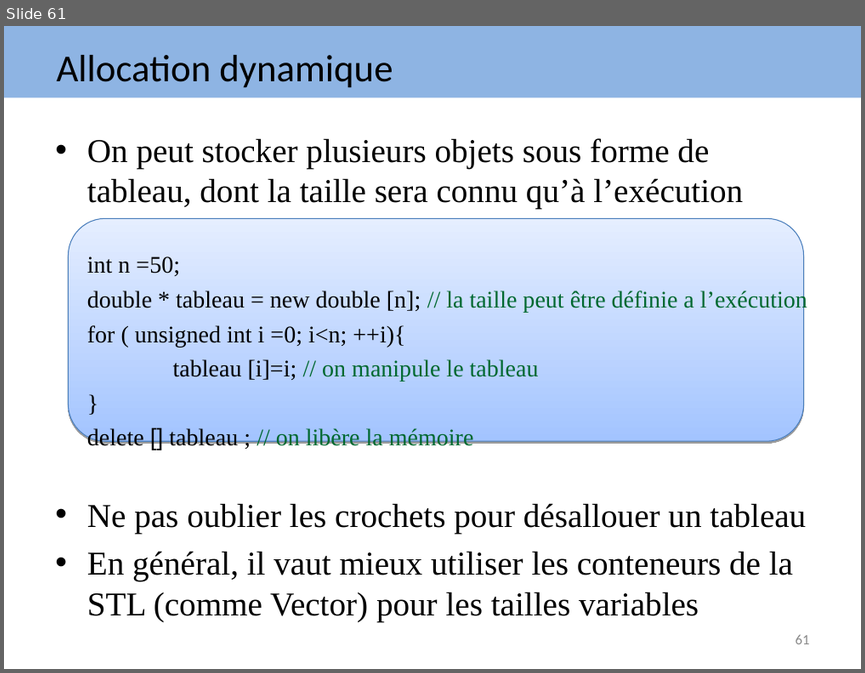
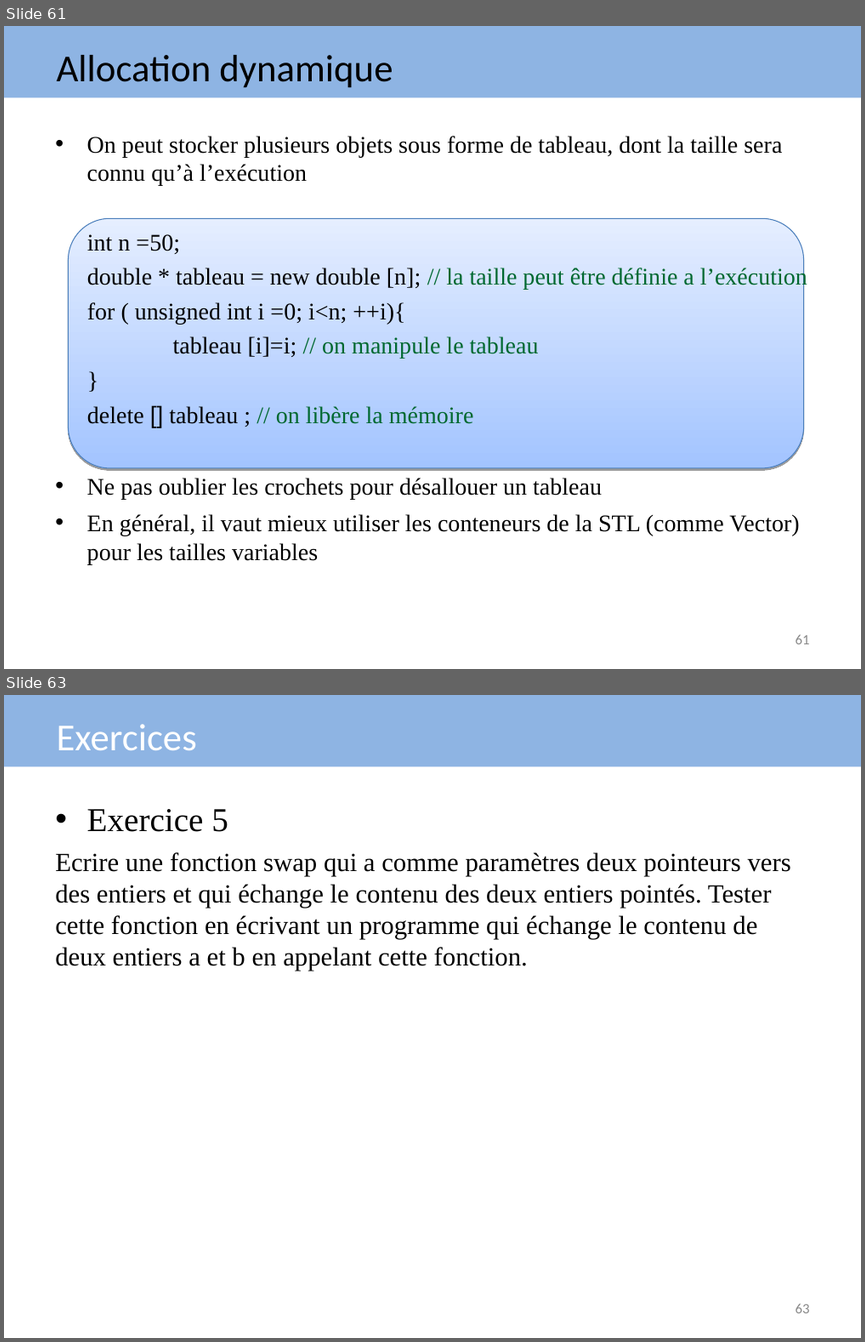
Before and after one commit to arnaudbirk/Formation-CPlusPlus, a slide deck: cours/Formation EVAFI C++.ppt. Shown one above the other, each under a label of ours: slide 61 before the commit, slides 61 and 63 after it; the slides between them are not shown. The pictures are 865x673 and 865x1342 pixels, drawn with LibreOffice and Linux fonts; fonts in the diff are those of the drawing. Boxes give left, top, right and bottom in pixels: in the first picture for what was removed or moved away, otherwise in the second. Text is boxed around its words. In the diff, an @@ line names an element or a change of style, - is before the commit and + after.

Commit message:
Ajout Exercice 3,4,5,6

```diff
--- a/cours/Formation EVAFI C++.ppt
+++ b/cours/Formation EVAFI C++.ppt
@@ slide 63 added at (4, 695, 861, 1338), background #FFFFFF; not listed: 1 template element that a slide beside it also shows @@
@@ text added at (57, 724, 197, 750), 32 pt, text #FFFFFF @@
+Exercices
@@ text added at (55, 809, 791, 970), 22 pt, text #000000 @@
+• Exercice 5
+Ecrire une fonction swap qui a comme paramètres deux pointeurs vers des entiers et qui échange le contenu des deux entiers pointés. Tester cette fonction en écrivant un programme qui échange le contenu de deux entiers a et b en appelant cette fonction.
@@ page number added at (795, 1303, 810, 1313), 12 pt, text #898989 @@
+63
@@ slide 61 changed as well @@
@@ text "On peut stocker plusieurs objets ..." at (87, 136, 807, 564): size 28 to 20 pt in "On peut stocker plusieurs objets sous forme ...", "Ne pas oublier les crochets pour désallouer ...", "En général, il vaut mieux utiliser les ..." @@
@@ rounded rectangle: place and size @@
-rounded rectangle at (69, 218, 803, 441)
+rounded rectangle at (69, 218, 803, 467)
```
Also in this commit, not shown: 103 other slides changed, 1 other slide added, 1 slide removed, 4 other files.
